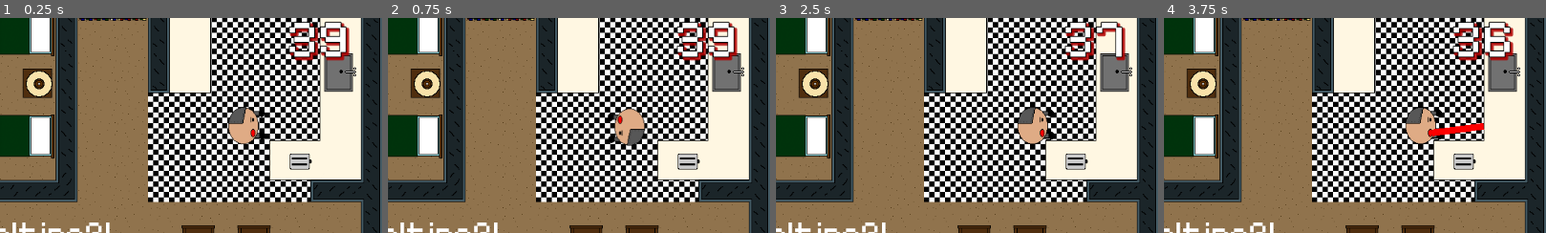
Above: before the commit, frames 1-4 (left to right).
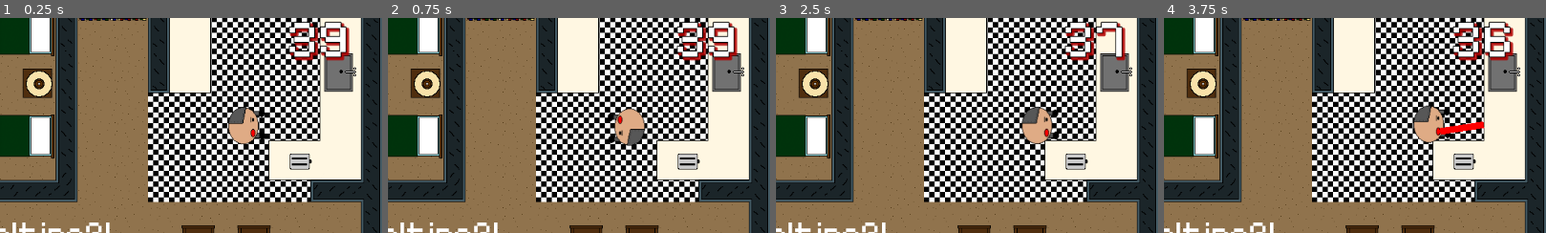
Above: after the commit, the same moments.

Repository: discoaaron/gamejam
Game: Godot game, scene res://Main.tscn
The game is run twice, just before and just after one commit, with the same random seed, the same clock (stepped at 60 frames per second) and the same inputs. This scene is started directly instead of the project's main scene.
Inputs:
- Up to frame 1 (0.25 s): no input
- Up to frame 2 (0.75 s): tap Enter at 0.5 s; tap A (a) at 0.6 s
- Up to frame 3 (2.5 s): tap D (d) at 0.8, 1.35 s; tap E (e) at 1.55, 2.1 s; tap Space (space) at 2 s; tap F (f) at 2.3 s
- Up to frame 4 (3.75 s): tap F (f) at 2.85 s; tap Q (q) at 3.05, 3.6 s
The pictures show only the part of the screen within x 50-100%, y 6-56%; the shares and areas given below are measured in that part.

The runs differ from the first frame. In frame 1, less than 0.1% of the frame differs, in the area x 70-71%, y 56-76%; in frame 2, less than 0.1%; in frame 3, 0.9%; in frame 4, 1.3%, in the area x 63-84%, y 40-76%.

Commit message:
Bug fix...edits to toaster bench

Diff:
--- a/game/Main.tscn
+++ b/game/Main.tscn
@@ -10,9 +10,9 @@
 [ext_resource type="Texture2D" uid="uid://cmh045y6a8v75" path="res://art/kitchen/Floor tiles.png" id="7_sk75g"]
 [ext_resource type="PackedScene" uid="uid://barrb3i5shvy4" path="res://scenes/all_kitchen/k_bflushedge.tscn" id="7_w1uw1"]
 [ext_resource type="PackedScene" uid="uid://xcfmc4nra18" path="res://scenes/all_kitchen/k_bflush.tscn" id="8_dkbco"]
-[ext_resource type="PackedScene" uid="uid://bk1ine5xwxmip" path="res://scenes/all_kitchen/k_bflushend.tscn" id="9_8tx62"]
 [ext_resource type="PackedScene" uid="uid://bs7lus22j3wpu" path="res://scenes/risk_objects/toaster.tscn" id="12_arlyk"]
 [ext_resource type="Texture2D" uid="uid://cak5lw2pwd2vk" path="res://art/kitchen/Kitchen Bench Sink.png" id="12_ikxp5"]
+[ext_resource type="PackedScene" uid="uid://c5wqegh6uuouu" path="res://scenes/all_kitchen/toaster_bench_edge.tscn" id="12_nujs1"]
 [ext_resource type="PackedScene" uid="uid://c4mtwc7hcwuo0" path="res://scenes/misc_objects/bed_blue.tscn" id="12_wt4m5"]
 [ext_resource type="PackedScene" uid="uid://conjny7l1pn1y" path="res://scenes/all_furniture/chair.tscn" id="13_jkp1c"]
 [ext_resource type="PackedScene" uid="uid://b3v76c1kw8qh8" path="res://scenes/risk_objects/toilet.tscn" id="13_wv7pw"]
@@ -202,12 +202,12 @@
 position = Vector2(1088, 256)
 rotation = -1.5708
 
-[node name="KBflushend" parent="Kitchen" instance=ExtResource("9_8tx62")]
-position = Vector2(1012, 256)
-
 [node name="KitchenBenchSink" type="Sprite2D" parent="Kitchen"]
 position = Vector2(1088, 124)
 texture = ExtResource("12_ikxp5")
+
+[node name="ToasterBenchEdge" parent="Kitchen" instance=ExtResource("12_nujs1")]
+position = Vector2(1011, 256)
 
 [node name="bathroomwalls" type="Node" parent="."]
 
--- a/game/main.gd
+++ b/game/main.gd
@@ -197,6 +197,7 @@
 	dad.queue_free()
 	level_timer.stop()
 	game_over_audio.play()
+	Globals.dashing = false
 
 func heart_pulse() -> void:
 	if Globals.heartbeat_pulse_ready:
--- /dev/null
+++ b/game/scenes/all_kitchen/toaster_bench_edge.tscn
@@ -0,0 +1,15 @@
+[gd_scene load_steps=3 format=3 uid="uid://c5wqegh6uuouu"]
+
+[ext_resource type="Texture2D" uid="uid://c33j30j3k5vbb" path="res://art/kitchen/Kitchen bench flush end double.png" id="1_gv32r"]
+
+[sub_resource type="RectangleShape2D" id="RectangleShape2D_8mc03"]
+size = Vector2(61, 52)
+
+[node name="ToasterBenchEdge" type="StaticBody2D"]
+
+[node name="Sprite2D" type="Sprite2D" parent="."]
+texture = ExtResource("1_gv32r")
+
+[node name="CollisionShape2D" type="CollisionShape2D" parent="."]
+position = Vector2(1.5, 0)
+shape = SubResource("RectangleShape2D_8mc03")
